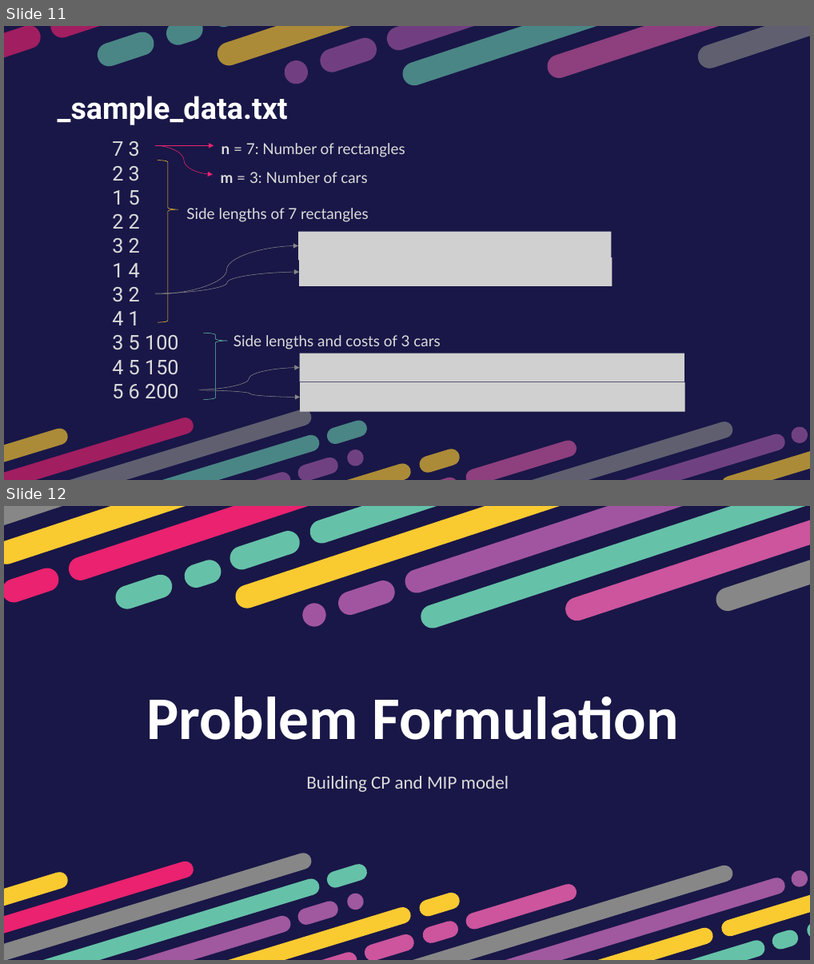
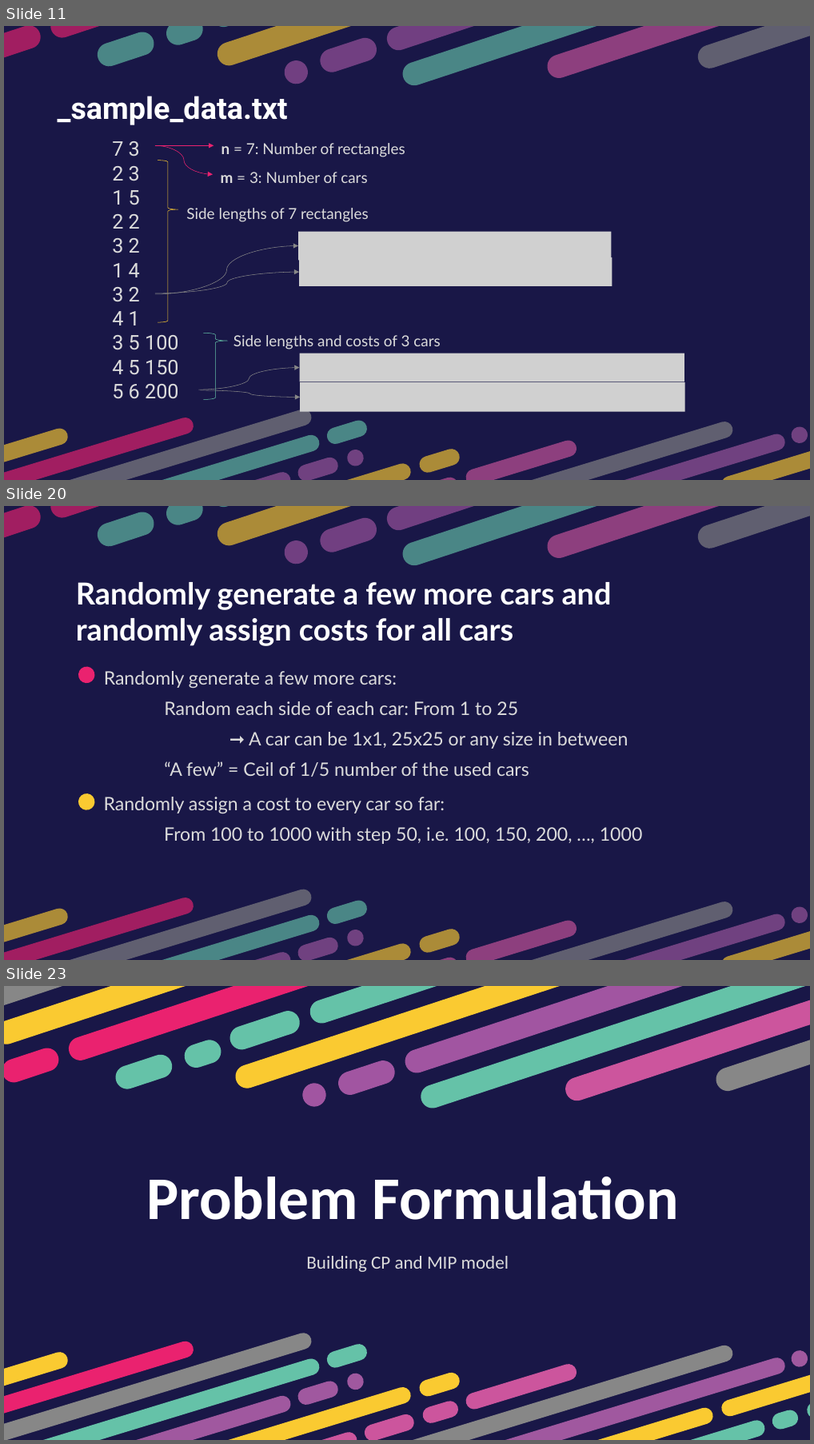
Before and after one commit to htnminh/optimization-project, a slide deck: presentation/General 2D Bin Packing Problem.pptx. Shown one above the other, each under a label of ours: slides 11 and 12 before the commit, slides 11, 20 and 23 after it; the slides between them are not shown. The pictures are 814x964 and 814x1444 pixels, drawn with LibreOffice and Linux fonts; fonts in the diff are those of the drawing; grey boxes stand for pictures. Boxes give left, top, right and bottom in pixels: in the first picture for what was removed or moved away, otherwise in the second. Text is boxed around its words. In the diff, an @@ line names an element or a change of style, - is before the commit and + after.

```diff
--- a/presentation/General 2D Bin Packing Problem.pptx
+++ b/presentation/General 2D Bin Packing Problem.pptx
@@ slide 20 added at (4, 506, 810, 960), background #191747 @@
@@ group added at (4, 506, 810, 640): 15 freeform shapes @@
@@ text added at (76, 582, 612, 646), 36 pt, text #FFFFFF, bold @@
+Randomly generate a few more cars and randomly assign costs for all cars
@@ freeform shape added at (76, 664, 98, 685), fill #EA226F @@
@@ text added at (104, 671, 628, 776), 22 pt, text #DBDBDB @@
+Randomly generate a few more cars:
+Random each side of each car: From 1 to 25
+➞ A car can be 1x1, 25x25 or any size in between
+“A few” = Ceil of 1/5 number of the used cars
@@ freeform shape added at (76, 791, 98, 812), fill #FACA31 @@
@@ text added at (104, 796, 643, 844), 22 pt, text #DBDBDB @@
+Randomly assign a cost to every car so far:
+From 100 to 1000 with step 50, i.e. 100, 150, 200, …, 1000
@@ group added at (4, 833, 810, 960): 20 freeform shapes @@
@@ what was slide 12 is now slide 23 @@
```
Also in this commit, not shown: 10 other slides added, 10 other files.
